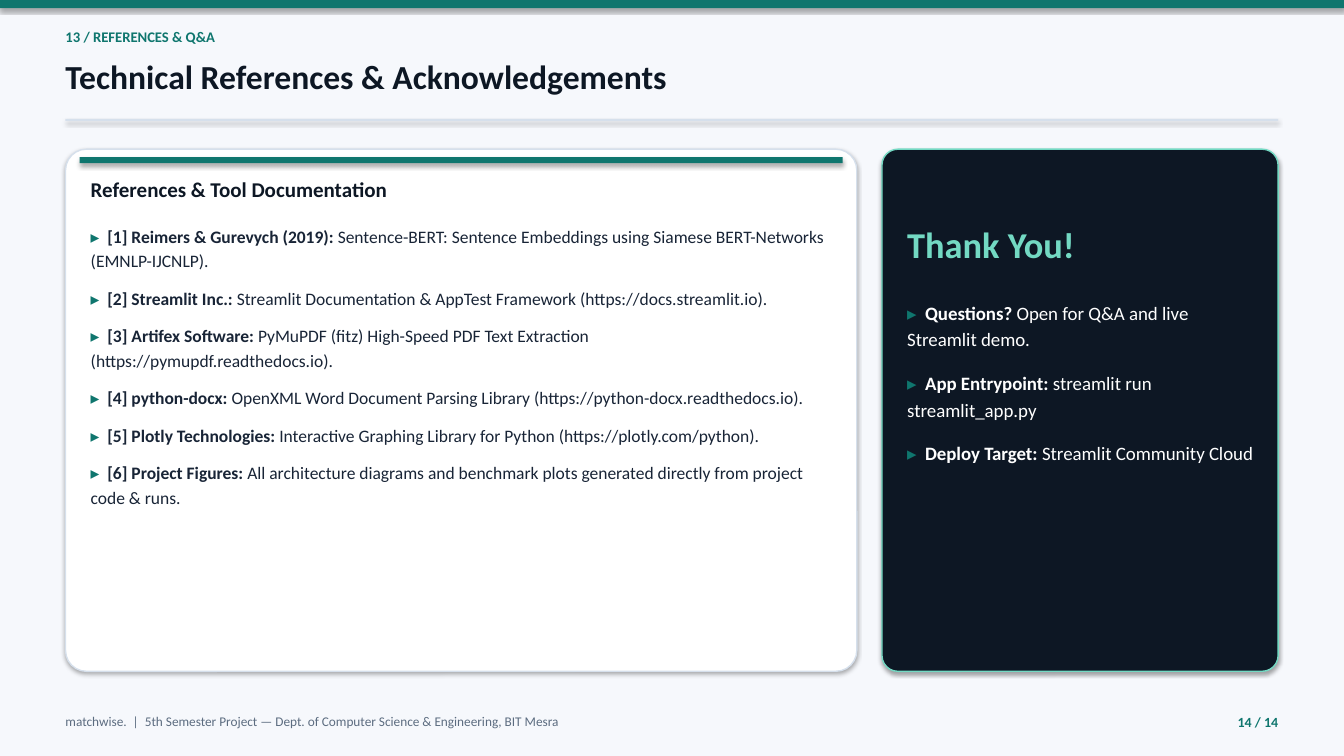
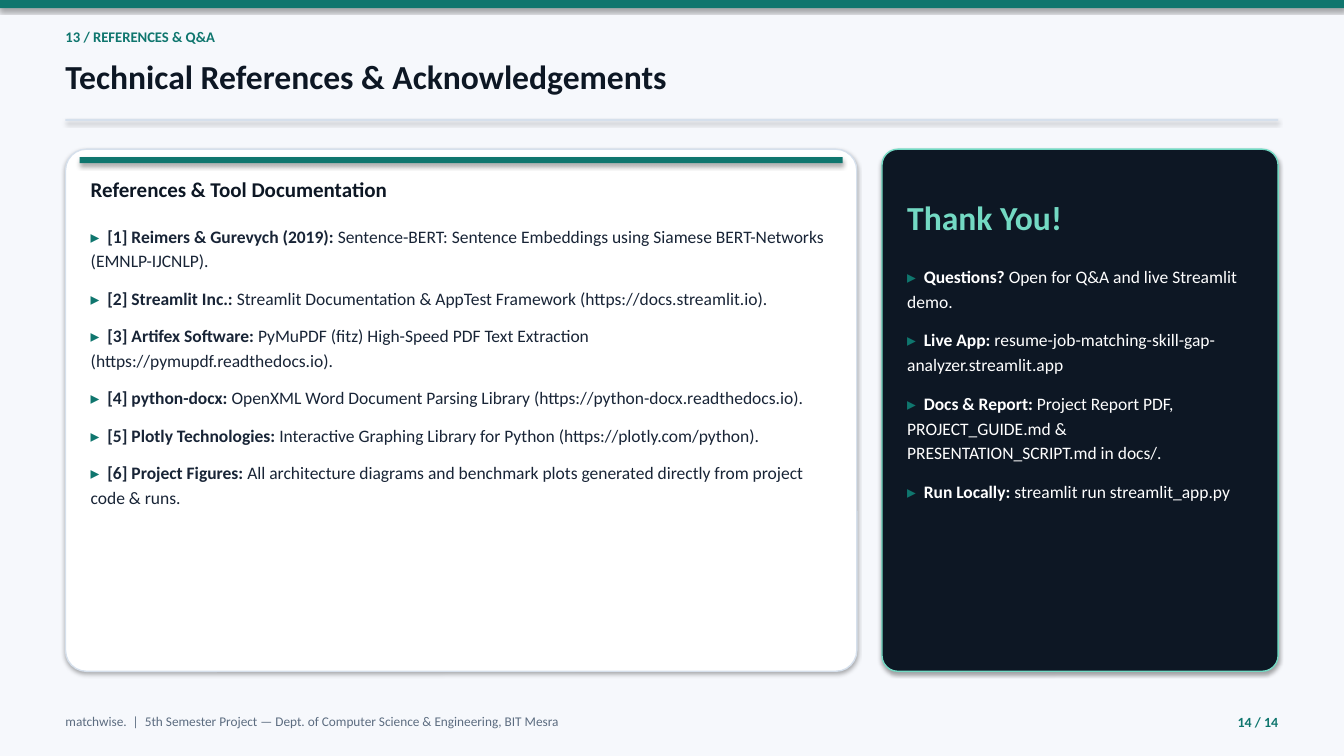
Before and after one commit to playlikeboy/resume-job-matching-skill-gap-analyzer, a slide deck: slide 14 of docs/Matchwise_5th_Sem_Presentation.pptx. Drawn at 1344x756 pixels with LibreOffice and Linux fonts; fonts in the diff are those of the drawing. Boxes give left, top, right and bottom in pixels: in the first picture for what was removed or moved away, otherwise in the second. Text is boxed around its words. In the diff, an @@ line names an element or a change of style, - is before the commit and + after.

Commit message:
Update 5th-sem PPT slides with current app, 7 resumes, and 22 tests

```diff
--- a/docs/Matchwise_5th_Sem_Presentation.pptx
+++ b/docs/Matchwise_5th_Sem_Presentation.pptx
@@ text "Thank You!": place and size @@
-text "Thank You!" at <box>907,232,1075,259</box>
+text "Thank You!" at <box>907,206,1062,231</box>
@@ text "Thank You!" at <box>907,206,1062,231</box>: size 26 to 24 pt @@
@@ text "▸ Questions? Open for Q&A ...": place and size @@
-text "▸ Questions? Open for Q&A ..." at <box>907,306,1253,464</box>
+text "▸ Questions? Open for Q&A ..." at <box>907,270,1237,501</box>
@@ text at <box>907,270,1237,308</box>: size 13.5 to 12.5 pt in "▸ Questions? Open for Q&A and live ..."; less space between paragraphs @@
@@ text at <box>907,333,1230,501</box>: text changed; size 13.5 to 12.5 pt @@
-▸ App Entrypoint: streamlit run streamlit_app.py
-▸ Deploy Target: Streamlit Community Cloud
+▸ Live App: resume-job-matching-skill-gap-analyzer.streamlit.app
+▸ Docs & Report: Project Report PDF, PROJECT_GUIDE.md & PRESENTATION_SCRIPT.md in docs/.
+▸ Run Locally: streamlit run streamlit_app.py
```
Also in this commit, not shown: 3 other slides changed.
